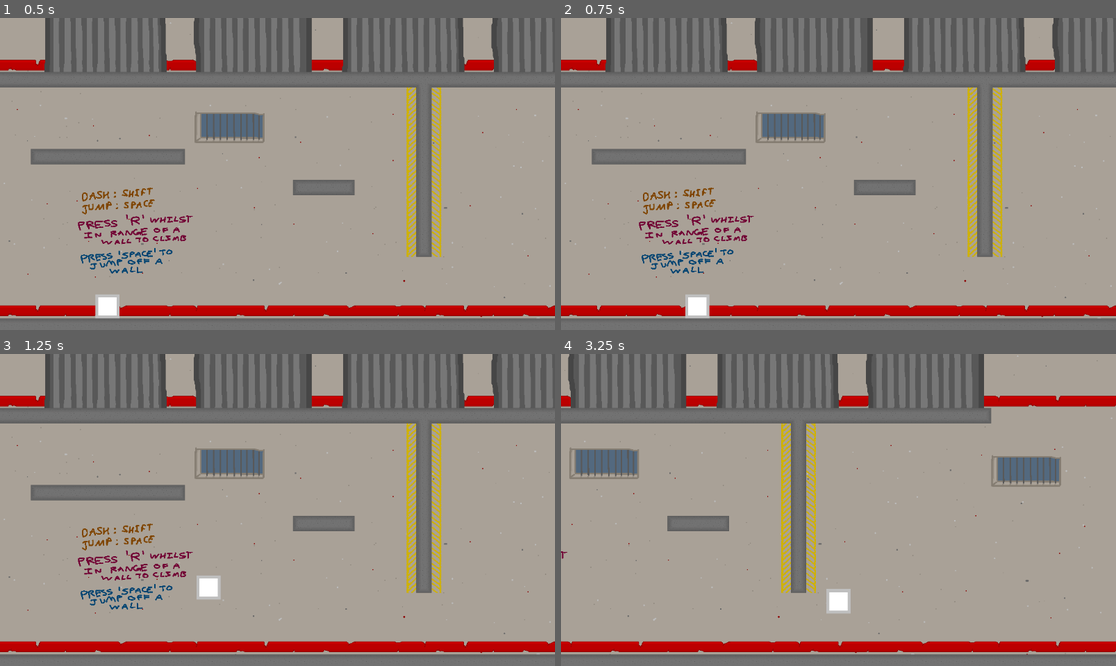
Above: before the commit, frames 1-4 (two rows, left to right).
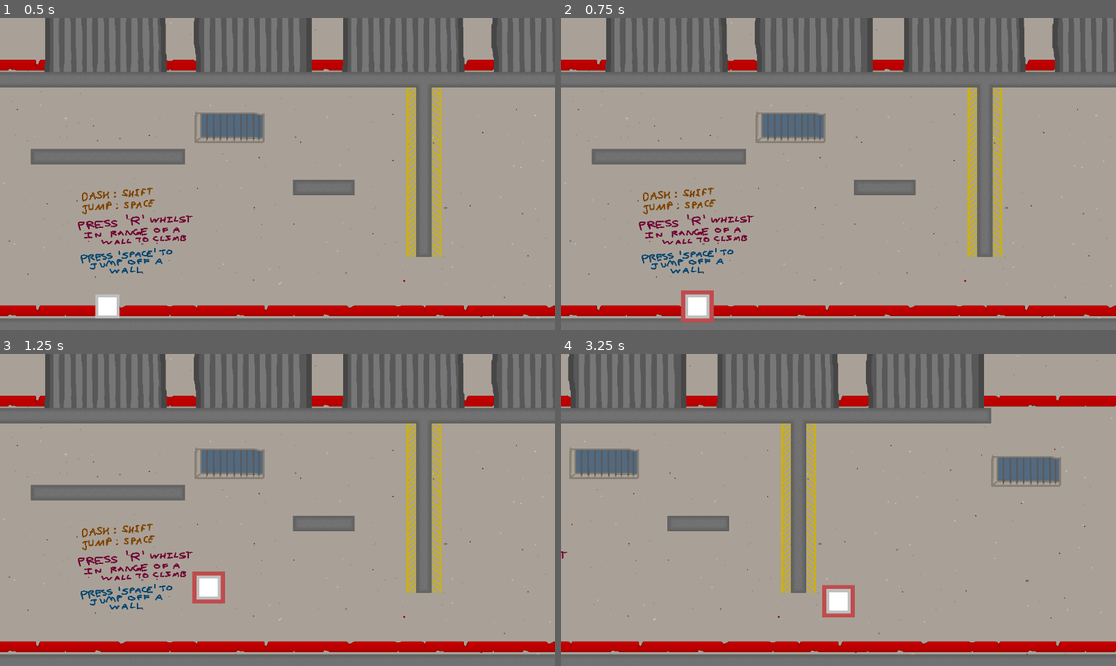
Above: after the commit, the same moments.

Repository: 19PettitR/the-swarm
Game: Godot game, scene res://main.tscn
Two runs of this game, one before a commit and one after it. Both use one fixed random seed, a clock stepped at 60 frames per second and the inputs below.
Inputs:
- Up to frame 1 (0.5 s): no input
- Up to frame 2 (0.75 s): tap Enter at 0.5 s; hold D (right) from 0.53 s (still down); tap E (attack) at 0.6 s
- Up to frame 3 (1.25 s): keep holding D (right); tap Space (jump) at 0.77 s
- Up to frame 4 (3.25 s): tap E (attack) at 1.35, 2.3, 3.05 s; tap Space (jump) at 1.52, 3.02 s; release D (right) at 2.03 s; hold A (left) 2.03-2.78 s; tap R (climb) at 2.1 s; hold D (right) from 2.78 s (still down); tap Shift (dash) at 2.85 s

Frame 1 is identical in both runs. In frame 2, 0.3% of the frame differs, in the area x 21-28%, y 87-98%; in frame 3, 0.3%; in frame 4, 0.3%.

Commit message:
milestone 3
player is attacking

Diff:
--- a/Enemies/Level 1/enemy_1.gd
+++ b/Enemies/Level 1/enemy_1.gd
@@ -45,7 +45,10 @@
 
 ## Connects the subroutines to their signals
 func _ready() -> void:
-	hit_box.take_damage.connect(_take_damage)
+	# Signals related to enemy taking damage when player within hitbox
+	hit_box.player_in_hitbox.connect(_taking_damage)
+	hit_box.player_in_hitbox.connect(_stop_taking_damage)
+	# Signals related to enemy detecting player
 	detection_range.seen.connect(_player_seen)
 	detection_range.not_seen.connect(_player_gone)
 
@@ -112,8 +115,13 @@
 	pass
 
 
-## Responsible for the enemy taking damage when it has been hit
-func _take_damage() -> void:
+## Responsible for checking when the enemy needs to take damage (when player inside hitbox)
+func _taking_damage() -> void:
+	pass
+
+
+## Stop the enemy for checking for damage when player exits hitbox
+func _stop_taking_damage() -> void:
 	pass
 
 
--- a/Enemies/hit_box.gd
+++ b/Enemies/hit_box.gd
@@ -1,12 +1,23 @@
 class_name HitBox extends Area2D
 
-signal take_damage
+# Signals when the player enters the hitbox so the enemy can check for attacks
+signal player_in_hitbox
+# Signals when the player has left the hitbox so the enemy stops checking for attacks
+signal player_not_in_hitbox
+
 
 ## Connects the body entered signal to attack
 func _ready() -> void:
-	body_entered.connect(_attacked)
+	area_entered.connect(_attacked)
 
 
-## Runs when the hit box has been entered
-func _attacked(_p: Node2D) -> void:
-	take_damage.emit()
+## Runs when the hit box has been entered by an area
+func _attacked(p: Node2D) -> void:
+	if p == PlayerManager.attack_range:
+		player_in_hitbox.emit()
+
+
+## Runs when the hit box has been exited by an area
+func _not_attacked(p: Node2D) -> void:
+	if p == PlayerManager.attack_range:
+		player_not_in_hitbox.emit()
--- a/Globals/player_manager.gd
+++ b/Globals/player_manager.gd
@@ -1,6 +1,8 @@
 extends Node
 
 @onready var player : CharacterBody2D = get_node("/root/Node2D/Player")
+# Needed so the enemies can detect when they are being attacked
+@onready var attack_range : Area2D = get_node("/root/Node2D/Player/Attack Range")
 
 ## Before anything else, wait for the first process frame since globals load first
 func _ready() -> void:
--- /dev/null
+++ b/Player/attack_range.tscn
@@ -0,0 +1,17 @@
+[gd_scene load_steps=3 format=3 uid="uid://byhd0sjppbcv8"]
+
+[ext_resource type="Texture2D" uid="uid://d0r13c5qp7byj" path="res://Player/square.png" id="1_6a6uh"]
+
+[sub_resource type="RectangleShape2D" id="RectangleShape2D_8r57c"]
+
+[node name="Attack Range" type="Area2D"]
+visible = false
+
+[node name="Sprite2D" type="Sprite2D" parent="."]
+modulate = Color(1, 0.397176, 0.401648, 1)
+scale = Vector2(0.252255, 0.252255)
+texture = ExtResource("1_6a6uh")
+
+[node name="CollisionShape2D" type="CollisionShape2D" parent="."]
+shape = SubResource("RectangleShape2D_8r57c")
+debug_color = Color(0.989781, 0, 0.286363, 0.42)
--- a/Player/player.gd
+++ b/Player/player.gd
@@ -4,6 +4,7 @@
 @onready var dash_cooldown_timer: Timer = $Dash_Cooldown
 @onready var attack_timer: Timer = $Attack
 @onready var attack_cooldown_timer: Timer = $Attack_Cooldown
+@onready var attack_range: Area2D = $"Attack Range"
 
 @export var max_health : int = 100
 
@@ -143,7 +144,7 @@
 			is_climbing = false
 
 	# If the user presses the attack key, check they are able to attack and call the subroutine
-	if Input.is_action_just_pressed("attack"): ## and not attack_cooldown:
+	if Input.is_action_just_pressed("attack") and not attack_cooldown:
 		_attack()
 
 	# This subroutine is required to cause the player to move
@@ -187,4 +188,19 @@
 
 ## Handles the player's attack
 func _attack() -> void:
-	pass
+
+	# Attacking and cooldown variables are made true, attack range is made visible
+	is_attacking = true
+	attack_cooldown = true
+	attack_range.visible = true
+
+	# Once the timer runs out (player finishes attacking), stop attacking
+	attack_timer.start()
+	await attack_timer.timeout
+	is_attacking = false
+	attack_range.visible = false
+
+	# Once the cooldown timer runs out, the player is able to begin attacking again
+	attack_cooldown_timer.start(attack_cooldown_length)
+	await attack_cooldown_timer.timeout
+	attack_cooldown = false
--- a/Player/player.tscn
+++ b/Player/player.tscn
@@ -2,12 +2,10 @@
 
 [ext_resource type="Script" path="res://Player/player.gd" id="1_7kge0"]
 [ext_resource type="Texture2D" uid="uid://d0r13c5qp7byj" path="res://Player/square.png" id="1_xryv0"]
+[ext_resource type="PackedScene" uid="uid://byhd0sjppbcv8" path="res://Player/attack_range.tscn" id="3_5fr8b"]
 
 [sub_resource type="RectangleShape2D" id="RectangleShape2D_ssqjo"]
 size = Vector2(80, 80)
-
-[sub_resource type="RectangleShape2D" id="RectangleShape2D_8k712"]
-size = Vector2(100, 102)
 
 [sub_resource type="RectangleShape2D" id="RectangleShape2D_n8ias"]
 size = Vector2(84, 84)
@@ -15,19 +13,8 @@
 [node name="Player" type="CharacterBody2D"]
 script = ExtResource("1_7kge0")
 
-[node name="Sprite2D" type="Sprite2D" parent="."]
-texture_filter = 1
-texture = ExtResource("1_xryv0")
-
 [node name="CollisionShape2D" type="CollisionShape2D" parent="."]
 shape = SubResource("RectangleShape2D_ssqjo")
-
-[node name="Attack Range" type="Area2D" parent="."]
-
-[node name="CollisionShape2D" type="CollisionShape2D" parent="Attack Range"]
-position = Vector2(0, -1)
-shape = SubResource("RectangleShape2D_8k712")
-debug_color = Color(0.986632, 0, 0.321576, 0.42)
 
 [node name="Hit Box" type="Area2D" parent="."]
 
@@ -40,3 +27,10 @@
 limit_top = 0
 limit_right = 4608
 limit_bottom = 1944
+
+[node name="Attack Range" parent="." instance=ExtResource("3_5fr8b")]
+scale = Vector2(5.24791, 5.24791)
+
+[node name="Sprite2D" type="Sprite2D" parent="."]
+texture_filter = 1
+texture = ExtResource("1_xryv0")
